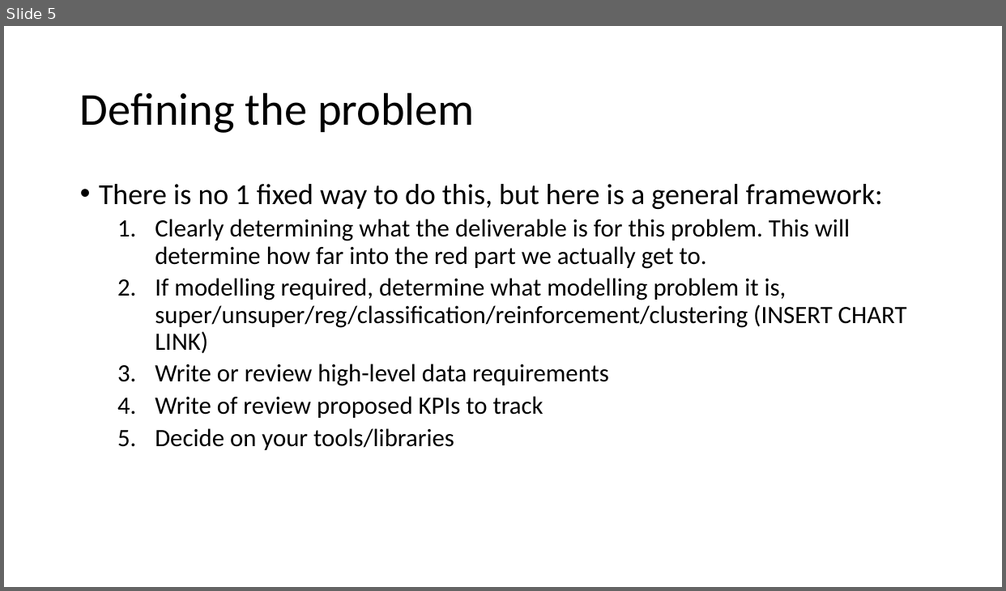
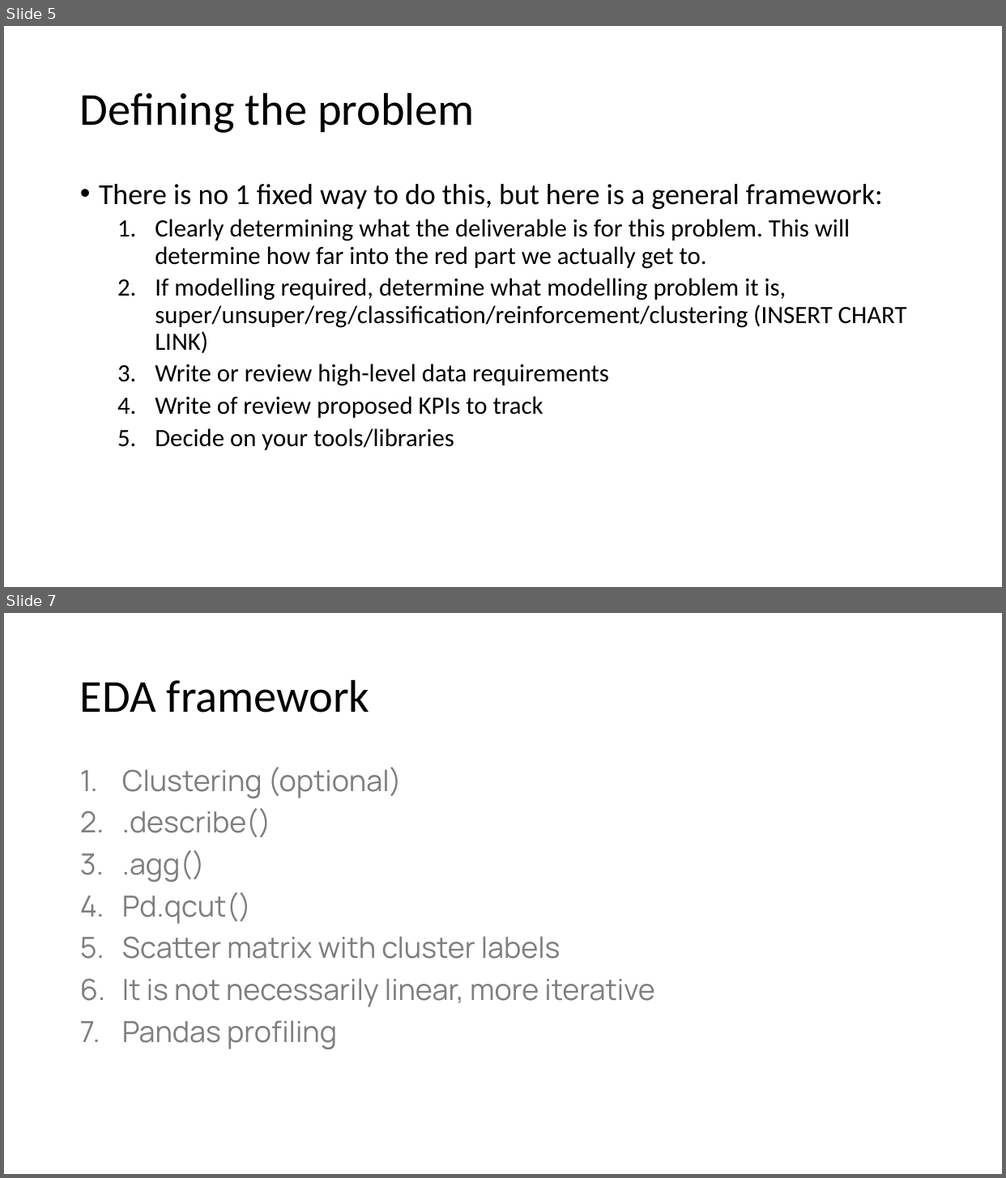
Before and after one commit to jtsw1990/datascience-eda-prezo, a slide deck: Problem Formulation & EDA.pptx. Shown one above the other, each under a label of ours: slide 5 before the commit, slides 5 and 7 after it; the slides between them are not shown. The pictures are 1006x591 and 1006x1178 pixels, drawn with LibreOffice and Linux fonts; fonts in the diff are those of the drawing. Boxes give left, top, right and bottom in pixels: in the first picture for what was removed or moved away, otherwise in the second. Text is boxed around its words. In the diff, an @@ line names an element or a change of style, - is before the commit and + after.

```diff
--- a/Problem Formulation & EDA.pptx
+++ b/Problem Formulation & EDA.pptx
@@ slide 7 added at (4,613,1002,1174), background #FFFFFF @@
@@ title added at (80,679,370,713), 44 pt, text #000000 @@
+EDA framework
@@ text added at (122,767,654,1050), 28 pt, text #7E7E7E @@
+1. Clustering (optional)
+2. .describe()
+3. .agg()
+4. Pd.qcut()
+5. Scatter matrix with cluster labels
+6. It is not necessarily linear, more iterative
+7. Pandas profiling
```
Also in this commit, not shown: 1 slide changed, 1 slide removed.
